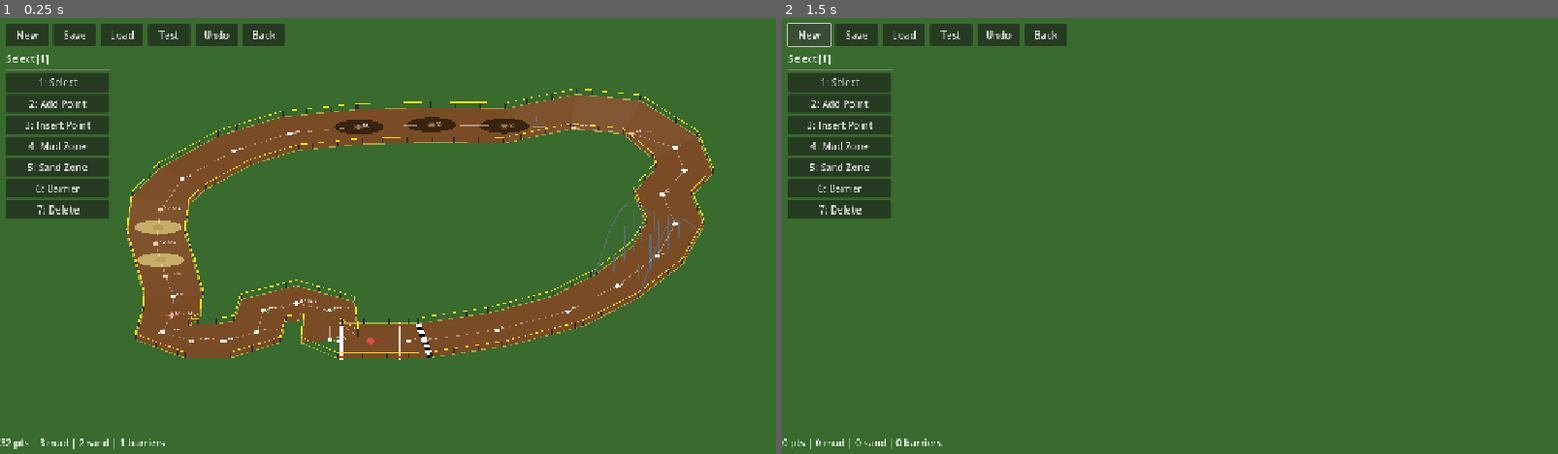
Above: before the commit, frames 1-2 (left to right).
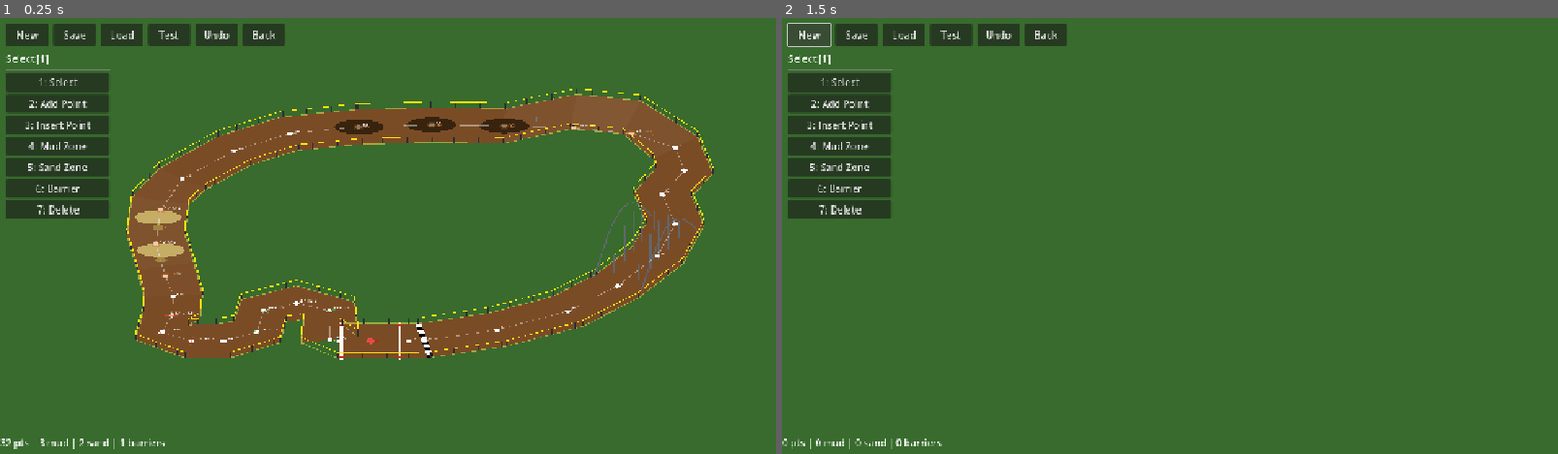
Above: after the commit, the same moments.

Repository: koniho/godot-cyclocross
Game: Godot game, scene res://scenes/course_editor.tscn
The game is run twice, just before and just after one commit, with the same random seed, the same clock (stepped at 60 frames per second) and the same inputs. This scene is started directly instead of the project's main scene.
Inputs:
- Up to frame 1 (0.25 s): no input
- Up to frame 2 (1.5 s): click "New" at 0.5 s; click "New" at 1.25 s

The runs differ from the first frame. In frame 1, 0.5% of the frame differs, in the area x 17-24%, y 44-58%; in frame 2, nothing differs.
Error before the commit: Out of bounds get index '0' (on base: 'PackedVector2Array') (res://src/course_builder.gd:226)
Error after the commit: Out of bounds get index '0' (on base: 'PackedVector2Array') (res://src/course_builder.gd:229)

Commit message:
Offset all course elements by elevation, add global height shortcut
Mud/sand ovals offset vertically by ground height at their center.
Barriers positioned at visual height with collision shape offset back
to ground level. Course tape was already height-offset.

Editor: Page Up/Page Down raises/lowers all track point heights by 5px.

Co-Authored-By: Claude Opus 4.6 (1M context) <noreply@anthropic.com>

Diff:
--- a/src/course_builder.gd
+++ b/src/course_builder.gd
@@ -200,20 +200,23 @@
 	add_child(infield)
 
 	for zone in _mud_zones:
-		_add_terrain_oval(zone.center, zone.half, C_MUD)
+		var zh := get_ground_height_at(zone.center as Vector2)
+		_add_terrain_oval(zone.center, zone.half, C_MUD, zh)
 	for zone in _sand_zones:
-		_add_terrain_oval(zone.center, zone.half, C_SAND)
+		var zh := get_ground_height_at(zone.center as Vector2)
+		_add_terrain_oval(zone.center, zone.half, C_SAND, zh)
 
 	if _bridge.size() > 0:
 		_build_bridge_visual()
 
 	_add_start_finish()
 
-func _add_terrain_oval(center: Vector2, half: Vector2, col: Color) -> void:
+func _add_terrain_oval(center: Vector2, half: Vector2, col: Color, h: float = 0.0) -> void:
+	var off := _height_visual_offset(h)
 	var pts := PackedVector2Array()
 	for i in 24:
 		var a := float(i) / 24.0 * TAU
-		pts.append(center + Vector2(cos(a) * half.x, sin(a) * half.y))
+		pts.append(center + Vector2(cos(a) * half.x, sin(a) * half.y) + off)
 	var poly := Polygon2D.new()
 	poly.color = col
 	poly.z_index = -3999
@@ -486,21 +489,30 @@
 		var b: Vector2  = _track_pts[idx_b]
 		var mid: Vector2 = a.lerp(b, t)
 		var dir: Vector2 = (b - a).normalized()
-		_add_barrier(mid - dir * (BARRIER_PAIR_SPACING * 0.5), dir)
-		_add_barrier(mid + dir * (BARRIER_PAIR_SPACING * 0.5), dir)
-
-func _add_barrier(center: Vector2, track_dir: Vector2) -> void:
+		# Interpolate ground height at each barrier position
+		var h_a := _get_height_at_index(idx_a)
+		var h_b := _get_height_at_index(idx_b)
+		var h_mid := lerpf(h_a, h_b, t)
+		var off := _height_visual_offset(h_mid)
+		_add_barrier(mid - dir * (BARRIER_PAIR_SPACING * 0.5), dir, off)
+		_add_barrier(mid + dir * (BARRIER_PAIR_SPACING * 0.5), dir, off)
+
+func _add_barrier(center: Vector2, track_dir: Vector2, vis_offset: Vector2 = Vector2.ZERO) -> void:
 	var barrier := Area2D.new()
 	barrier.set_script(BarrierScript)
 	barrier.collision_layer = 16
 	barrier.collision_mask  = 1
-	barrier.position = center
+	# Position at visual height; collision shape offset back to ground level
+	barrier.position = center + vis_offset
 	barrier.rotation = atan2(track_dir.y, track_dir.x)
 
+	# Rotate vis_offset into barrier's local space and negate for collision
+	var col_offset := -vis_offset.rotated(-barrier.rotation)
 	var col := CollisionShape2D.new()
 	var rect := RectangleShape2D.new()
 	rect.size = Vector2(HALF_TRACK * 2.2, 80.0)
 	col.shape = rect
+	col.position = col_offset
 	barrier.add_child(col)
 
 	var bar := Line2D.new()
--- a/src/editor/course_editor.gd
+++ b/src/editor/course_editor.gd
@@ -84,6 +84,10 @@
 				_adjust_width(10.0)
 		KEY_C:
 			_cycle_camber()
+		KEY_PAGEUP:
+			_adjust_all_heights(5.0)
+		KEY_PAGEDOWN:
+			_adjust_all_heights(-5.0)
 
 func _handle_click(_event: InputEventMouseButton, pos: Vector2) -> void:
 	match current_tool:
@@ -313,6 +317,17 @@
 	course_builder.rebuild()
 	_update_status()
 
+func _adjust_all_heights(delta_h: float) -> void:
+	var n := course_data.track_heights.size()
+	if n == 0:
+		return
+	for i in n:
+		var h: float = course_data.track_heights[i] + delta_h
+		course_data.track_heights[i] = clampf(h, 0.0, 120.0)
+	_push_undo()
+	course_builder.rebuild()
+	_update_status()
+
 func _cycle_camber() -> void:
 	if _selected_pt < 0 or _selected_pt >= course_data.track_points.size():
 		return
